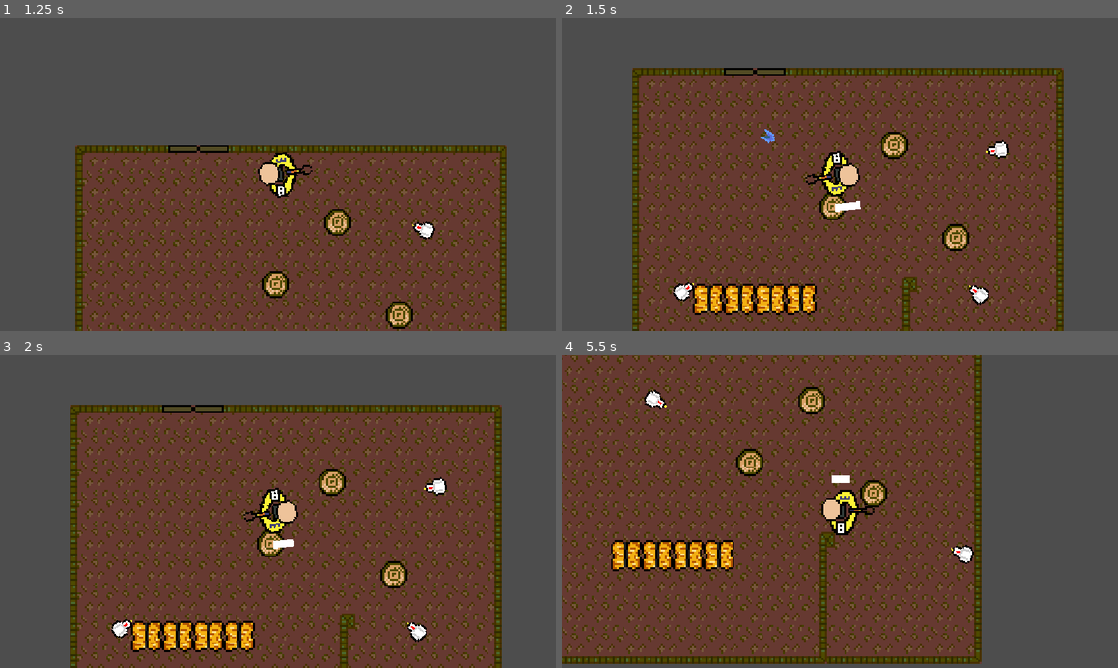
Above: before the commit, frames 1-4 (two rows, left to right).
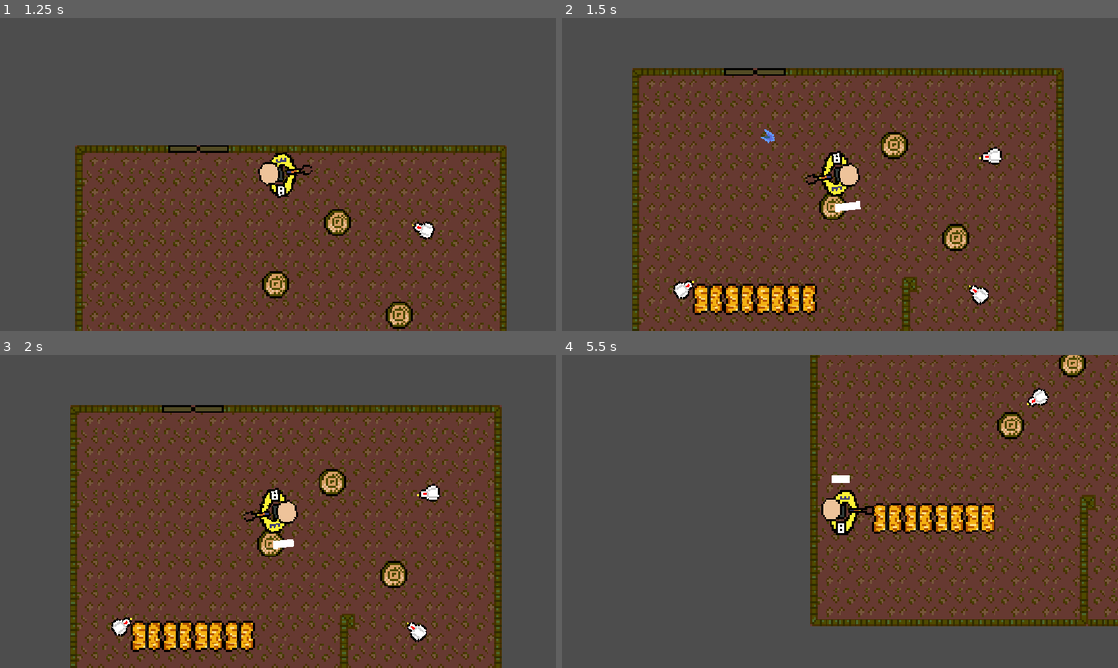
Above: after the commit, the same moments.

Repository: C6-H/BouncyBulletBounce
Game: Godot game, scene res://Scenes/Rooms/room.tscn
The game is run twice, just before and just after one commit, with the same random seed, the same clock (stepped at 60 frames per second) and the same inputs. This scene is started directly instead of the project's main scene.
Inputs (mouse positions are in pixels of both pictures, inside the frame that each line leads up to):
- Up to frame 1 (1.25 s): tap Enter at 0.5 s; move the mouse to (400, 158) at 0.52 s; press the mouse at (400, 158) at 0.53 s; hold D (Right) from 0.53 s (still down)
- Up to frame 2 (1.5 s): move the mouse to (728, 190) at 1.27 s; release D (Right) at 1.28 s; release the mouse at (728, 190) at 1.28 s; hold S (Down) from 1.28 s (still down); click (728, 190) at 1.35 s
- Up to frame 3 (2 s): keep holding S (Down)
- Up to frame 4 (5.5 s): move the mouse to (895, 442) at 2.02 s; release S (Down) at 2.03 s; press the mouse at (895, 442) at 2.03 s; hold D (Right) 2.03-2.78 s; move the mouse to (812, 574) at 2.77 s; release the mouse at (812, 574) at 2.78 s; hold W (Up) 2.78-3.53 s; click (812, 574) at 2.85 s; move the mouse to (1006, 558) at 3.52 s; press the mouse at (1006, 558) at 3.53 s; hold A (Left) 3.53-5.03 s; move the mouse to (673, 464) at 4.27 s; release the mouse at (673, 464) at 4.28 s; click (673, 464) at 4.35 s; move the mouse to (867, 511) at 5.02 s; press the mouse at (867, 511) at 5.03 s; hold S (Down) from 5.03 s (still down)

Frame 1 is identical in both runs. In frame 2, 0.4% of the frame differs, in the area x 20-81%, y 38-91%; in frame 3, 0.4%; in frame 4, 82%, in the area x 0-100%, y 0-99%.
Error in both runs: Trying to assign value of type 'Nil' to a variable of type 'Vector2'. (res://Scripts/player.gd:88)

Commit message:
navigation region

Diff:
--- a/Scenes/Rooms/room.tscn
+++ b/Scenes/Rooms/room.tscn
@@ -5,9 +5,9 @@
 [ext_resource type="PackedScene" uid="uid://bivl0byoxfj5b" path="res://Scenes/chicken.tscn" id="3_c2haw"]
 
 [sub_resource type="NavigationPolygon" id="NavigationPolygon_fr46g"]
-vertices = PackedVector2Array(327.3203, 90.53125, 331.6797, 217.96875, 310, 160.17969, 310, 145.85938, 256.85938, 118, 275.20313, 118, 300.70313, 136.5625, 289.60156, 140.25781, 246.4375, 132.29688, 237.14063, 123, 230, 199.1875, 255.07031, 224.95313, 145.82031, 224.07031, 157.5, 197.84375, 242.74219, 143.39844, 257.27344, 171.0625, 230, 172, 238.39844, 147.74219, 281.82813, 148.03125, 278.32813, 102.359375, 273.89063, 89.0625, 284.72656, 222.60156, 280.6328, 177.49219, 298.77344, 165.79688, 285, 161.21094, 269.45313, 166.3125, 143.1875, 81.50781, 246.92969, 108.07031, 226.85938, 123, 250.96094, 91.92969, 219, 130.85938, 153.20313, 172, 285, 154.35156, 224.92969, 152.22656, 219, 140.35938)
-polygons = Array[PackedInt32Array]([PackedInt32Array(0, 1, 2, 3), PackedInt32Array(4, 5, 6, 7, 8, 9), PackedInt32Array(10, 11, 12, 13), PackedInt32Array(14, 15, 11, 10, 16, 17), PackedInt32Array(8, 7, 18, 14), PackedInt32Array(19, 20, 0, 3, 6), PackedInt32Array(5, 19, 6), PackedInt32Array(2, 1, 21, 22, 23), PackedInt32Array(24, 23, 22, 25), PackedInt32Array(26, 27, 4, 9, 28), PackedInt32Array(26, 0, 20), PackedInt32Array(26, 20, 29), PackedInt32Array(26, 29, 27), PackedInt32Array(26, 28, 30, 31), PackedInt32Array(18, 32, 24, 25, 14), PackedInt32Array(14, 25, 15), PackedInt32Array(33, 17, 16), PackedInt32Array(33, 16, 31, 34), PackedInt32Array(30, 34, 31), PackedInt32Array(12, 26, 31), PackedInt32Array(12, 31, 13)])
-outlines = Array[PackedVector2Array]([PackedVector2Array(136, 234, 261, 235, 342, 227, 337, 81, 133, 71), PackedVector2Array(298, 148, 300, 15 …(364 unchanged characters)…
+vertices = PackedVector2Array(256.85938, 118, 275.20313, 118, 300.70313, 136.5625, 289.60156, 140.25781, 246.4375, 132.29688, 237.14063, 123, 310, 160.17969, 344.9375, 71, 344.04688, 233, 285.6797, 233, 310, 145.85938, 278.32813, 102.359375, 273.89063, 89.0625, 242.74219, 143.39844, 257.27344, 171.0625, 254.75, 233, 230, 199.1875, 230, 172, 238.39844, 147.74219, 135, 233, 157.5, 197.84375, 135, 71, 153.20313, 172, 281.82813, 148.03125, 280.6328, 177.49219, 298.77344, 165.79688, 285, 161.21094, 269.45313, 166.3125, 246.92969, 108.07031, 226.85938, 123, 250.96094, 91.92969, 285, 154.35156, 224.92969, 152.22656, 219, 140.35938, 219, 130.85938)
+polygons = Array[PackedInt32Array]([PackedInt32Array(0, 1, 2, 3, 4, 5), PackedInt32Array(6, 7, 8, 9), PackedInt32Array(7, 6, 10), PackedInt32Array(11, 12, 7, 10, 2), PackedInt32Array(13, 14, 15, 16, 17, 18), PackedInt32Array(1, 11, 2), PackedInt32Array(16, 15, 19, 20), PackedInt32Array(20, 19, 21, 22), PackedInt32Array(4, 3, 23, 13), PackedInt32Array(6, 9, 24, 25), PackedInt32Array(26, 25, 24, 27), PackedInt32Array(28, 0, 5, 29), PackedInt32Array(21, 7, 12, 30), PackedInt32Array(22, 21, 30, 28, 29), PackedInt32Array(23, 31, 26, 27, 13), PackedInt32Array(13, 27, 14), PackedInt32Array(32, 18, 17), PackedInt32Array(32, 17, 22, 33), PackedInt32Array(34, 33, 22), PackedInt32Array(22, 29, 34)])
+outlines = Array[PackedVector2Array]([PackedVector2Array(125, 243, 260, 243, 354, 243, 355, 61, 125, 61), PackedVector2Array(298, 148, 300, 15 …(364 unchanged characters)…
 
 [node name="Room" type="Node2D" unique_id=348853381]
 
